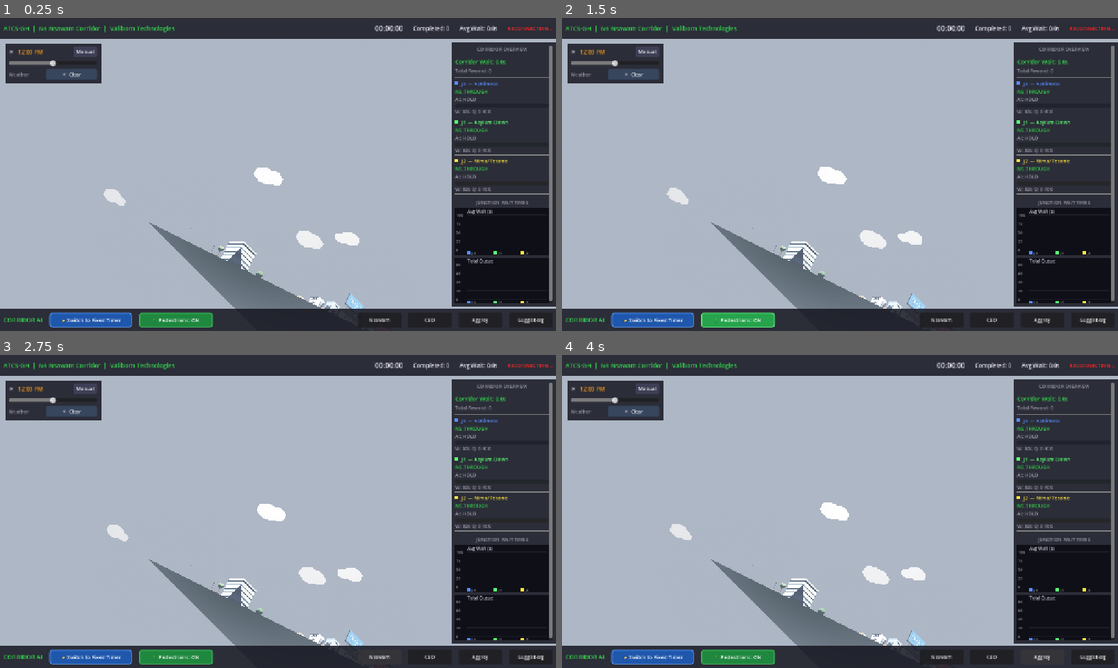
Above: before the commit, frames 1-4 (two rows, left to right).
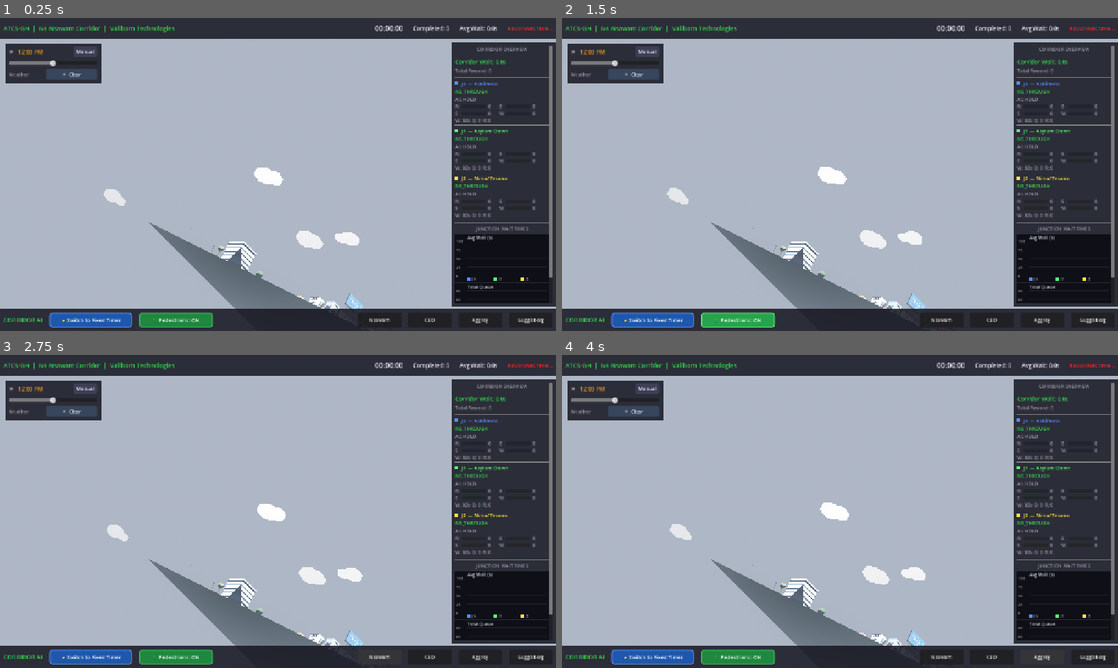
Above: after the commit, the same moments.

Repository: Bigbee-x/ATCS-GH
Game: Godot game, scene res://scenes/CorridorMain.tscn
Two runs of this game, one before a commit and one after it. Both use one fixed random seed, a clock stepped at 60 frames per second and the inputs below. This scene is started directly instead of the project's main scene.
Inputs:
- Up to frame 1 (0.25 s): no input
- Up to frame 2 (1.5 s): click "🚶 Pedestrians: ON" at 0.5 s; click "🚶 Pedestrians: OFF" at 1.25 s
- Up to frame 3 (2.75 s): click "Nsawam" at 2 s
- Up to frame 4 (4 s): click "CBD" at 2.75 s; click "Aggrey" at 3.5 s

The runs differ from the first frame. In frame 1, 2.9% of the frame differs, in the area x 81-100%, y 27-92%; in frame 2, 2.9%; in frame 3, 2.9%; in frame 4, 2.9%.

Commit message:
Corridor overview: per-approach queue mini-bars per junction
Each junction card in the corridor overview now shows a 2x2 grid of N/E/S/W queue mini-bars (live count, severity colors junction-color -> orange >=8 -> red >=20, hover tooltip with queue+wait) instead of a single total bar -- so you can see WHERE traffic is stacked and what the AI is reacting to. Fed from the per-approach queues/wait_times the server has always broadcast; no server changes. Total queue stays in the stats line; charts unchanged; single-junction panel untouched. Parse-clean + headless load exit 0; verified visually in Godot.

Co-Authored-By: Claude Opus 4.8 <noreply@anthropic.com>

Diff:
--- a/visualizer/scripts/UI.gd
+++ b/visualizer/scripts/UI.gd
@@ -53,7 +53,7 @@
 
 # Right panel — corridor mode: per-junction panels
 var _corridor_panel: PanelContainer         # The scrollable right panel for corridor
-var _junction_panels: Dictionary = {}       # { "J0": { lbl_phase, lbl_wait, lbl_queue, lbl_ai, bar }, ... }
+var _junction_panels: Dictionary = {}       # { "J0": { lbl_phase, lbl_ai, lbl_stats, approach_bars, color }, ... }
 var _lbl_corridor_avg_wait: Label           # Corridor aggregate avg wait
 var _lbl_corridor_reward: Label             # Corridor aggregate reward
 var _right_panel_single: PanelContainer     # Reference to single-junction right panel
@@ -416,15 +416,42 @@
 	lbl_ai.add_theme_color_override("font_color", TEXT_DIM)
 	container.add_child(lbl_ai)
 
-	# Queue bar (total queue across all approaches)
-	var bar := ProgressBar.new()
-	bar.min_value = 0
-	bar.max_value = 80
-	bar.value = 0
-	bar.custom_minimum_size = Vector2(210, 10)
-	bar.show_percentage = false
-	bar.modulate = color
-	container.add_child(bar)
+	# Per-approach queue mini-bars (N/E/S/W in a 2×2 grid) — shows WHERE the
+	# traffic is stacked, not just how much. Fed from jdata["queues"] +
+	# jdata["wait_times"] (the server has always sent per-approach data).
+	var grid := GridContainer.new()
+	grid.columns = 2
+	grid.add_theme_constant_override("h_separation", 8)
+	grid.add_theme_constant_override("v_separation", 2)
+	container.add_child(grid)
+
+	var approach_bars: Dictionary = {}
+	for approach in ["north", "east", "south", "west"]:
+		var cell := HBoxContainer.new()
+		cell.add_theme_constant_override("separation", 4)
+		grid.add_child(cell)
+
+		var dir_lbl := _make_label(approach.substr(0, 1).to_upper(), 10)
+		dir_lbl.add_theme_color_override("font_color", TEXT_DIM)
+		dir_lbl.custom_minimum_size = Vector2(10, 0)
+		cell.add_child(dir_lbl)
+
+		var abar := ProgressBar.new()
+		abar.min_value = 0
+		abar.max_value = 40
+		abar.value = 0
+		abar.custom_minimum_size = Vector2(58, 8)
+		abar.size_flags_vertical = Control.SIZE_SHRINK_CENTER
+		abar.show_percentage = false
+		abar.modulate = color
+		cell.add_child(abar)
+
+		var cnt_lbl := _make_label("0", 10)
+		cnt_lbl.add_theme_color_override("font_color", TEXT_DIM)
+		cnt_lbl.custom_minimum_size = Vector2(18, 0)
+		cell.add_child(cnt_lbl)
+
+		approach_bars[approach] = {"bar": abar, "lbl": cnt_lbl, "cell": cell}
 
 	# Stats line: Wait | Queue | Reward
 	var lbl_stats := _make_label("W: 0.0s  Q: 0  R: 0", 10)
@@ -441,7 +468,7 @@
 		"lbl_phase": lbl_phase,
 		"lbl_ai": lbl_ai,
 		"lbl_stats": lbl_stats,
-		"bar": bar,
+		"approach_bars": approach_bars,
 		"color": color,
 	}
 
@@ -1074,15 +1101,26 @@
 			n_approaches += 1
 		var avg_w: float = total_w / maxf(n_approaches, 1.0)
 
-		# Queue bar
-		var bar: ProgressBar = jp["bar"]
-		bar.value = total_q
-		if total_q < 15:
-			bar.modulate = jp["color"]
-		elif total_q < 40:
-			bar.modulate = ACCENT_ORANGE
-		else:
-			bar.modulate = ACCENT_RED
+		# Per-approach queue mini-bars: value + severity color + wait tooltip
+		var approach_bars: Dictionary = jp["approach_bars"]
+		for approach in approach_bars:
+			var q: float = float(queues.get(approach, 0))
+			var ab: Dictionary = approach_bars[approach]
+			var abar: ProgressBar = ab["bar"]
+			abar.value = q
+			if q < 8.0:
+				abar.modulate = jp["color"]
+			elif q < 20.0:
+				abar.modulate = ACCENT_ORANGE
+			else:
+				abar.modulate = ACCENT_RED
+			var cnt_lbl: Label = ab["lbl"]
+			cnt_lbl.text = str(int(q))
+			cnt_lbl.add_theme_color_override(
+				"font_color", ACCENT_RED if q >= 20.0 else TEXT_DIM)
+			var cell: Control = ab["cell"]
+			cell.tooltip_text = "%s: queue %d, wait %.0fs" % [
+				approach, int(q), float(wait_times.get(approach, 0.0))]
 
 		# Stats line
 		var reward: float = jdata.get("reward", 0.0)
@@ -1175,7 +1213,11 @@
 			jp["lbl_phase"].text = "NS_THROUGH"
 			jp["lbl_ai"].text = "AI: HOLD"
 			jp["lbl_stats"].text = "W: 0.0s  Q: 0  R: 0"
-			jp["bar"].value = 0
+			for approach in jp["approach_bars"]:
+				var ab: Dictionary = jp["approach_bars"][approach]
+				ab["bar"].value = 0
+				ab["bar"].modulate = jp["color"]
+				ab["lbl"].text = "0"
 		_lbl_mode.text = "CORRIDOR AI"
 		_lbl_mode.add_theme_color_override("font_color", ACCENT_GREEN)
 	else:
Not shown, changed: CLAUDE.md
